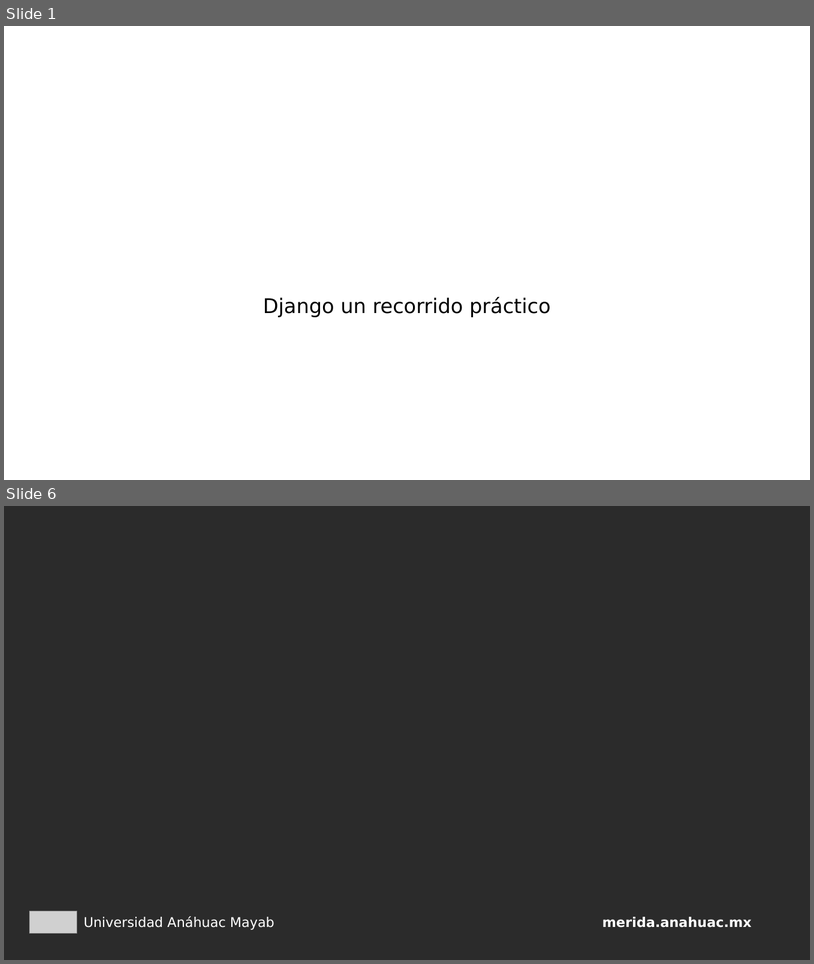
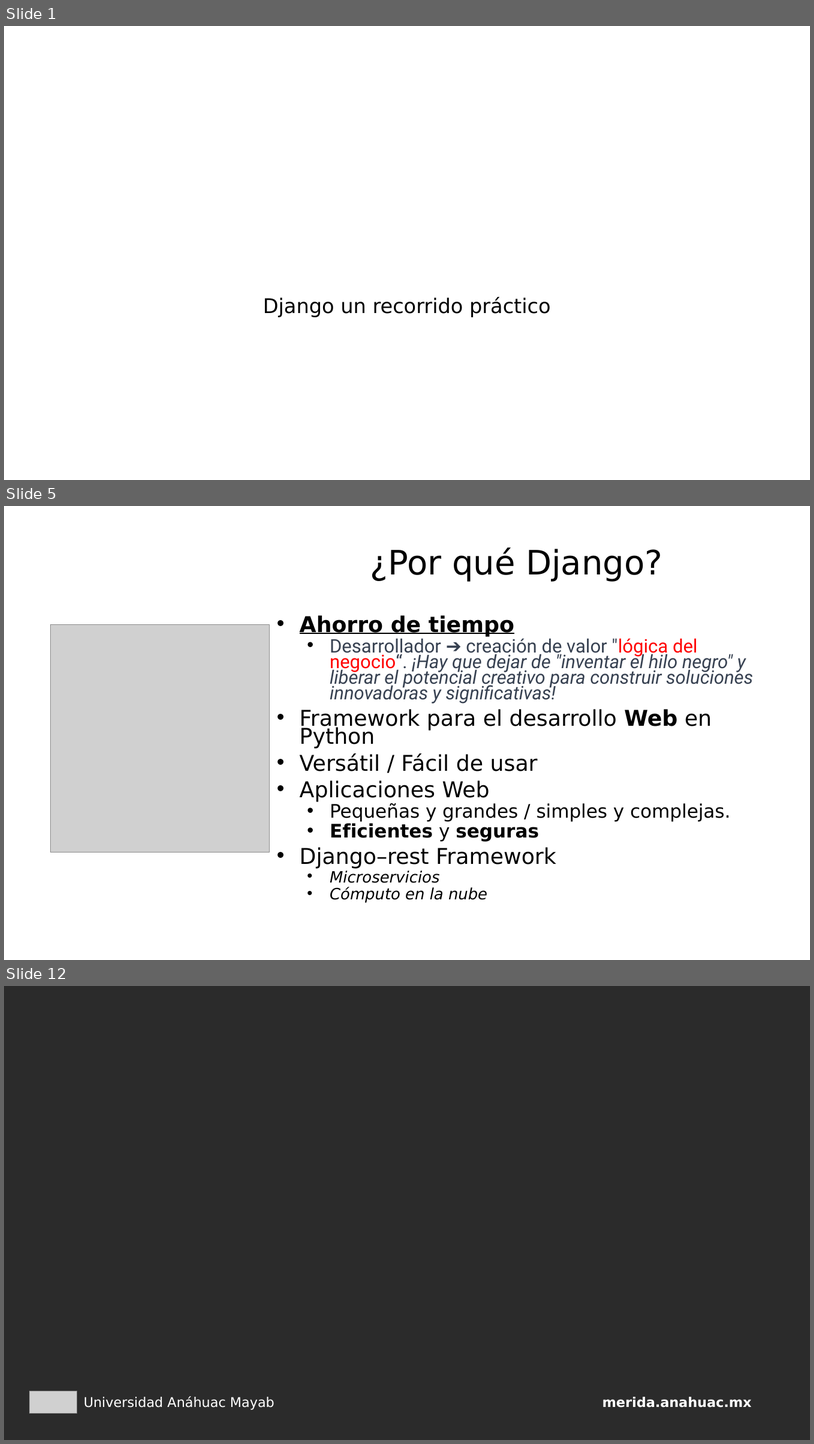
Before and after one commit to franvazgom/masterClassCBV, a slide deck: docs/MasterClassEnero2026_2.pptx. Shown one above the other, each under a label of ours: slides 1 and 6 before the commit, slides 1, 5 and 12 after it; the slides between them are not shown. The pictures are 814x964 and 814x1444 pixels, drawn with LibreOffice and Linux fonts; fonts in the diff are those of the drawing; grey boxes stand for pictures; background and template pictures are left out; a plain dark background stands for a picture behind light text. Boxes give left, top, right and bottom in pixels: in the first picture for what was removed or moved away, otherwise in the second. Text is boxed around its words. In the diff, an @@ line names an element or a change of style, - is before the commit and + after.

```diff
--- a/docs/MasterClassEnero2026_2.pptx
+++ b/docs/MasterClassEnero2026_2.pptx
@@ slide 5 added at (x1=4, y1=506, x2=810, y2=960), background picture (left out) @@
@@ title added at (x1=371, y1=547, x2=663, y2=582), 40 pt, text #000000 @@
+¿Por qué Django?
@@ picture added at (x1=51, y1=625, x2=270, y2=852) @@
@@ text added at (x1=300, y1=615, x2=753, y2=903), 22.2 pt, text #000000 @@
+• Ahorro de tiempo
+  • Desarrollador ➔ creación de valor "lógica del negocio“. ¡Hay que dejar de "inventar el hilo negro" y liberar el potencial creativo para construir soluciones innovadoras y significativas!
+• Framework para el desarrollo Web en Python
+• Versátil / Fácil de usar
+• Aplicaciones Web
+  • Pequeñas y grandes / simples y complejas.
+  • Eficientes y seguras
+• Django–rest Framework
+  • Microservicios
+  • Cómputo en la nube
@@ what was slide 6 is now slide 12 @@
```
Also in this commit, not shown: 1 slide changed, 8 other slides added, 3 slides removed, 1 other file.
